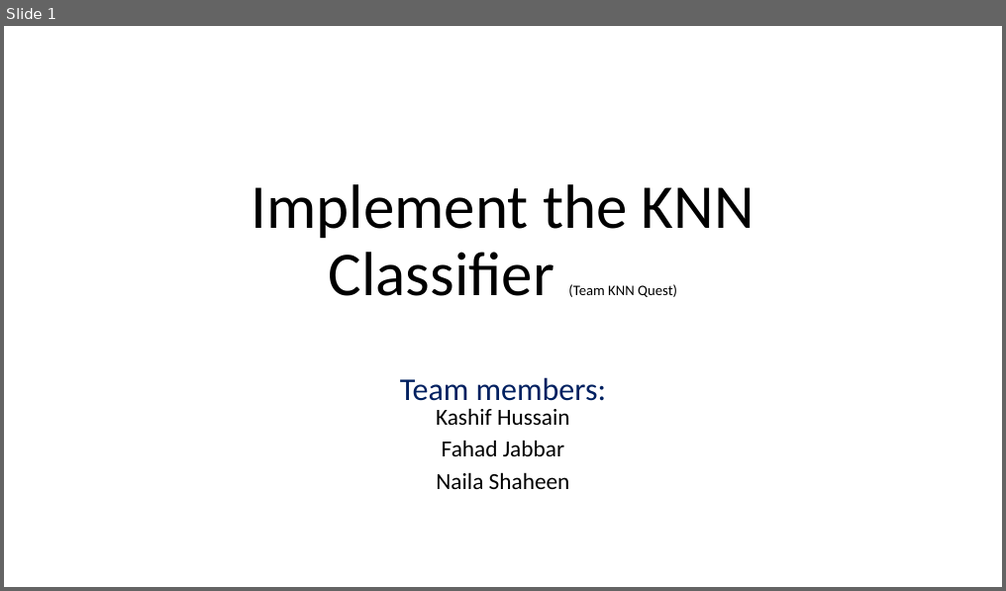
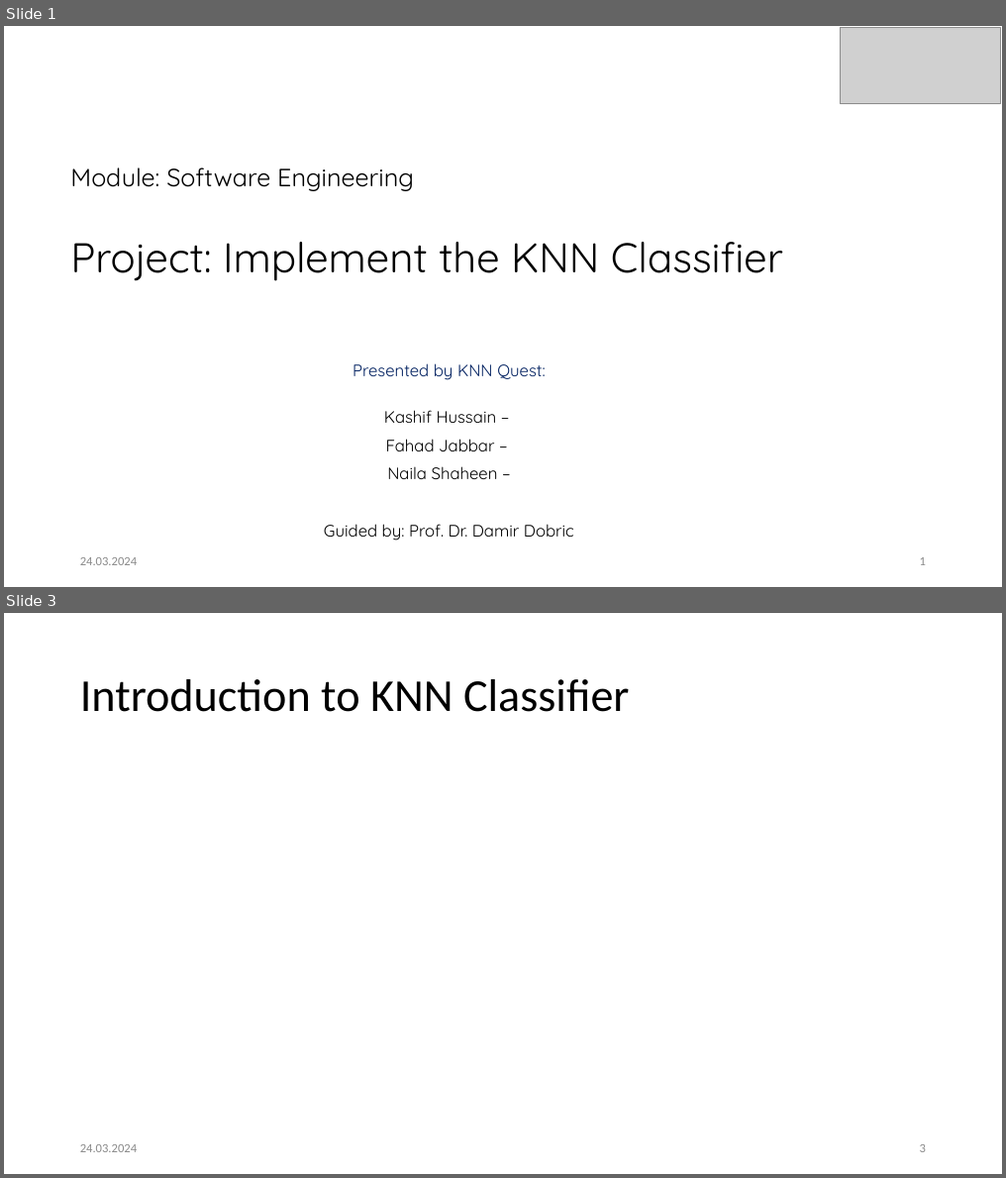
Before and after one commit to Fahad-Jabbar/neocortexapi, a slide deck: source/MySEProject/Documentation/Implement_the_KNN__Classifier_KNN_Quest.pptx. Shown one above the other, each under a label of ours: slide 1 before the commit, slides 1 and 3 after it; the slides between them are not shown. The pictures are 1006x591 and 1006x1178 pixels, drawn with LibreOffice and Linux fonts; fonts in the diff are those of the drawing; grey boxes stand for pictures; background and template pictures are left out. Boxes give left, top, right and bottom in pixels: in the first picture for what was removed or moved away, otherwise in the second. Text is boxed around its words. In the diff, an @@ line names an element or a change of style, - is before the commit and + after.

```diff
--- a/source/MySEProject/Documentation/Implement_the_KNN__Classifier_KNN_Quest.pptx
+++ b/source/MySEProject/Documentation/Implement_the_KNN__Classifier_KNN_Quest.pptx
@@ slide 3 added at (4, 613, 1002, 1174), background #FFFFFF @@
@@ title added at (80, 679, 629, 712), 44 pt, text #000000 @@
+Introduction to KNN Classifier
@@ text added at (80, 1145, 137, 1153), 12 pt, text #8C8C8C @@
+24.03.2024
@@ page number added at (920, 1145, 926, 1153), 12 pt, text #8C8C8C @@
+3
@@ slide 1 changed as well @@
@@ picture added at (841, 28, 1001, 103) @@
@@ title at (70, 168, 783, 281): text changed; size 60 to 40 pt; font Calibri to Quicksand @@
-Implement the KNN Classifier (Team KNN Quest)
+Module: Software Engineering
+Project: Implement the KNN Classifier
@@ subtitle at (324, 364, 574, 541): text changed; size 22.2 to 16 pt; font Calibri to Quicksand @@
-Team members:
-Kashif Hussain
-Fahad Jabbar
-Naila Shaheen
+Presented by KNN Quest:
+Kashif Hussain –
+Fahad Jabbar –
+Naila Shaheen –
+Guided by: Prof. Dr. Damir Dobric
@@ text added at (80, 558, 137, 566), 12 pt, text #8C8C8C @@
+24.03.2024
@@ page number added at (920, 558, 926, 566), 12 pt, text #8C8C8C @@
+1
```
Also in this commit, not shown: 1 other slide added.
